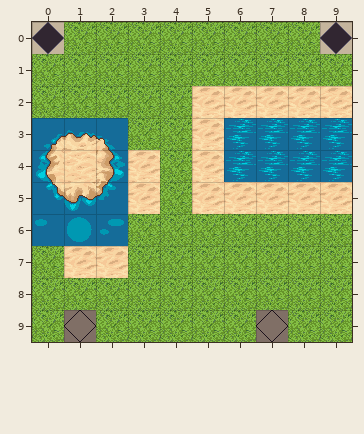
Level history. Tiled map: maps/g6_3.tmx. The picture above is the old version.
Cells are 32x32 px. Shown: x 0..9, y 0..9.
New version:
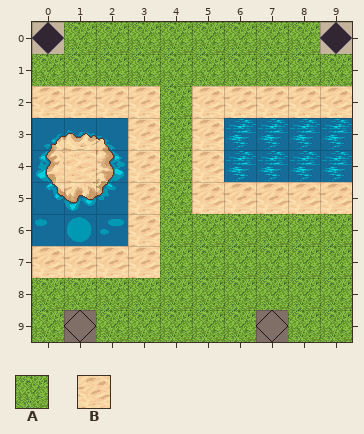
Key: from "terrain": A 298, B 370.
_ is an empty cell.
The exact change:
Layer "ground":
Tile A becomes tile B in row 2 at x 0 to 3; in row 3 at x 3; in row 6 at x 3; in row 7 at x 0 and 3.
Boxes around the changes in both pictures, in picture pixels (x1, y1, x2, y2):
changed: (32, 86, 160, 150)
changed: (128, 214, 160, 278)
changed: (32, 246, 64, 278)
